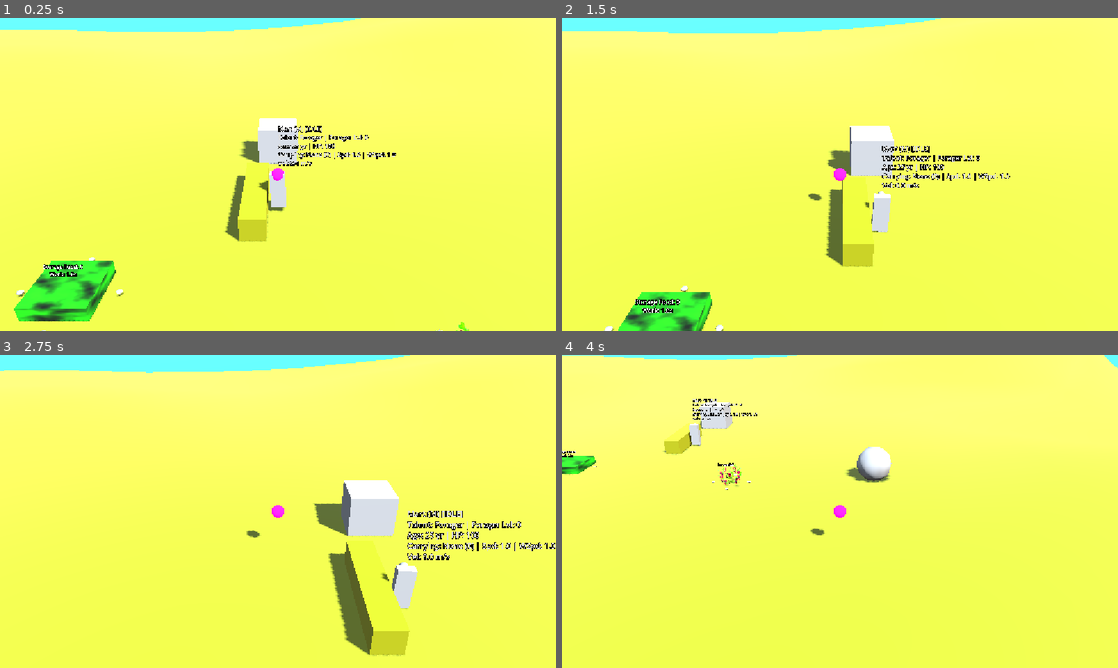
Above: before the commit, frames 1-4 (two rows, left to right).
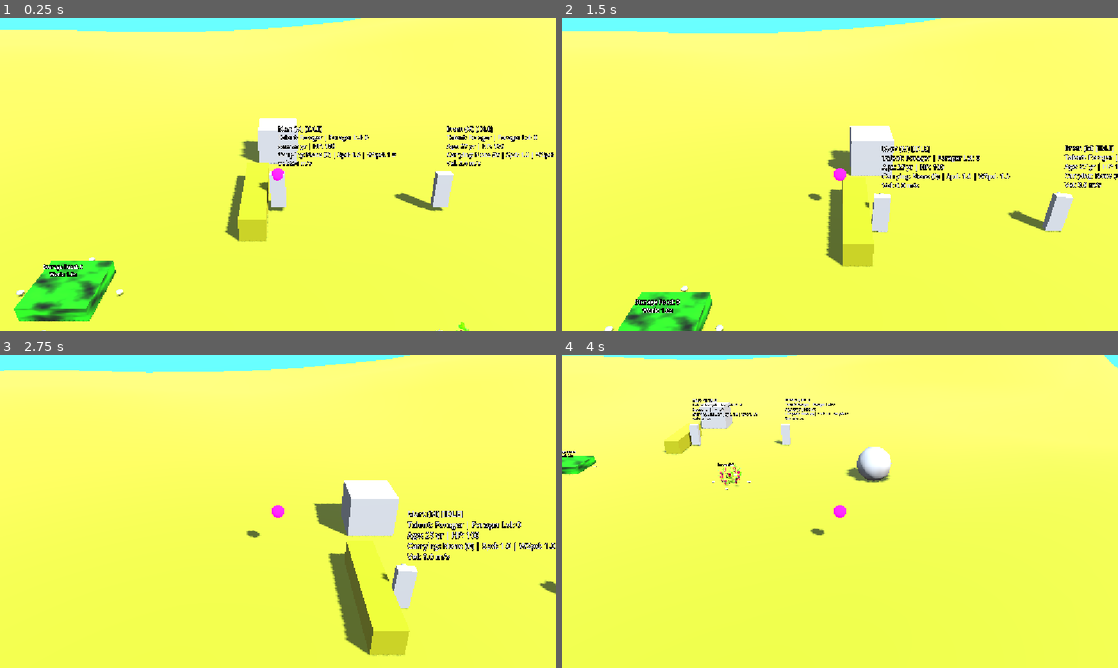
Above: after the commit, the same moments.

Repository: snowydad/Tribe
Game: Godot game, scene res://src/main/main.tscn
Same seed, same stepped clock (60 frames per second), same inputs: the game is played once before the commit and once after it. The project has no main scene, so this scene is started directly.
Inputs (mouse positions are in pixels of both pictures, inside the frame that each line leads up to):
- Up to frame 1 (0.25 s): no input
- Up to frame 2 (1.5 s): tap Enter at 0.5 s; move the mouse to (962, 158) at 0.52 s; tap 0 at 0.6 s; click (962, 158) at 0.67 s; tap Space at 1.25 s; drag from (728, 190) to (812, 237) at 1.27 s
- Up to frame 3 (2.75 s): tap Enter at 2 s; move the mouse to (333, 442) at 2.02 s; tap 2 at 2.1 s; click (333, 442) at 2.17 s
- Up to frame 4 (4 s): drag from (812, 574) to (673, 464) at 2.77 s; move the mouse to (1006, 558) at 3.52 s; tap 4 at 3.6 s; click (1006, 558) at 3.67 s

The runs differ from the first frame. In frame 1, 1.2% of the frame differs, in the area x 47-100%, y 34-62%; in frame 2, 1.2%, in the area x 56-100%, y 40-69%; in frame 3, less than 0.1%; in frame 4, 0.3%.

Commit message:
Work circle updated

Diff:
--- a/src/characters/character.gd
+++ b/src/characters/character.gd
@@ -3,7 +3,7 @@
 # НАЗНАЧЕНИЕ: Контроллер персонажа с зафиксированным инпутом, считыванием .ini
 #            (move_speed, work_speed), поддержкой RVO2 Avoidance для обхода
 #            NavigationObstacle3D, спуском по дуге при Context Drop и
-#            непрерывным рабочим циклом фуражира.
+#            непрерывным рабочим циклом фуражира + поддержка анимаций.
 # ==============================================================================
 extends CharacterBody3D
 
@@ -43,12 +43,15 @@
 var work_speed: float = 1.0
 var gravity: float = ProjectSettings.get_setting("physics/3d/default_gravity")
 
+var _anim_player: AnimationPlayer = null
+
 func _ready() -> void:
 	if not data:
 		data = CharacterData.new()
 		data.generate_identity()
 
 	_ensure_dev_label_exists()
+	_anim_player = _find_animation_player(self)
 
 	# Чтение параметров скорости из конфигурационных файлов (.ini)
 	if ConfigLoader:
@@ -78,6 +81,7 @@
 	if is_being_dragged:
 		velocity = Vector3.ZERO
 		current_state = State.CARRIED
+		_update_animation()
 		_update_dev_ui()
 		return
 
@@ -91,18 +95,15 @@
 			_stop_horizontal_movement(delta)
 			_process_idle_behavior(delta)
 			move_and_slide()
-
 		State.CARRIED:
 			_stop_horizontal_movement(delta)
 			move_and_slide()
-
 		State.MOVING:
 			if not is_on_floor():
 				_process_arc_drop_movement(delta)
 				move_and_slide()
 			else:
 				_process_nav_movement(delta)
-
 		State.GATHERING:
 			if not is_on_floor():
 				_process_arc_drop_movement(delta)
@@ -112,7 +113,6 @@
 				_rotate_towards_target(target_berries, delta)
 				_process_gathering(delta)
 				move_and_slide()
-
 		State.DELIVERING:
 			if not is_on_floor():
 				_process_arc_drop_movement(delta)
@@ -124,7 +124,6 @@
 				move_and_slide()
 			else:
 				_process_nav_movement(delta)
-
 		State.CLEARING:
 			if not is_on_floor():
 				_process_arc_drop_movement(delta)
@@ -135,10 +134,47 @@
 				_process_clearing(delta)
 				move_and_slide()
 
+	_update_animation()
 	_update_dev_ui()
 
+# --- УПРАВЛЕНИЕ АНИМАЦИЕЙ ---
+func _update_animation() -> void:
+	if not _anim_player or not is_instance_valid(_anim_player):
+		_anim_player = _find_animation_player(self)
+	if not _anim_player or not is_instance_valid(_anim_player):
+		return
+
+	var target_anim: String = "idle"
+	match current_state:
+		State.IDLE, State.CARRIED:
+			target_anim = "idle"
+		State.MOVING:
+			target_anim = "walk"
+		State.GATHERING, State.CLEARING:
+			target_anim = "work"
+		State.DELIVERING:
+			if _is_unloading_at_storage:
+				target_anim = "work"
+			else:
+				target_anim = "walk"
+
+	if _anim_player.has_animation(target_anim):
+		if _anim_player.current_animation != target_anim:
+			_anim_player.play(target_anim)
+
+func _find_animation_player(node: Node) -> AnimationPlayer:
+	if not node:
+		return null
+	var ap = node.get_node_or_null("AnimationPlayer") as AnimationPlayer
+	if ap:
+		return ap
+	for child in node.get_children():
+		var found = _find_animation_player(child)
+		if found:
+			return found
+	return null
+
 # --- ПОВЕДЕНИЕ В IDLE (АВТОМАТИЧЕСКИЙ ВОЗВРАТ К РАБОТЕ) ---
-
 func _process_idle_behavior(delta: float) -> void:
 	# 1. Если руки не пусты — несем на ближайший склад
 	if data and data.item_amount > 0:
@@ -158,7 +194,6 @@
 				start_gathering_at_berries(target_berries)
 
 # --- ЛОГИКА ДВИЖЕНИЯ И AVOIDANCE ---
-
 ## Движение по горизонтали XZ к точке WorkPoint во время спуска с воздуха (Context Drop)
 func _process_arc_drop_movement(delta: float) -> void:
 	var pos_xz = Vector2(global_position.x, global_position.z)
@@ -204,7 +239,6 @@
 			target_vel_z *= cap_factor
 
 		var intended_velocity = Vector3(target_vel_x, velocity.y, target_vel_z)
-
 		if nav_agent.avoidance_enabled:
 			nav_agent.set_velocity(intended_velocity)
 		else:
@@ -262,7 +296,6 @@
 	velocity.z = move_toward(velocity.z, 0.0, speed * delta * 10.0)
 
 # --- РАБОЧИЕ ПРОЦЕССЫ ---
-
 func _process_gathering(delta: float) -> void:
 	if not target_berries or not is_instance_valid(target_berries):
 		current_state = State.IDLE
@@ -335,7 +368,6 @@
 		target_obstacle = null
 
 # --- КОМАНДЫ И ВЗАИМОДЕЙСТВИЕ ---
-
 func move_to_position(target_pos: Vector3) -> void:
 	is_being_dragged = false
 	_is_unloading_at_storage = false
@@ -344,7 +376,7 @@
 	target_obstacle = null
 	_current_target_pos = target_pos
 	current_state = State.MOVING
-	if is_on_floor() and nav_agent:
+	if nav_agent:
 		nav_agent.target_position = target_pos
 
 func start_gathering_at_berries(berries_node: Node3D) -> void:
--- a/src/characters/character.tscn
+++ b/src/characters/character.tscn
@@ -61,11 +61,24 @@
 tracks/0/loop_wrap = true
 tracks/0/keys = PackedFloat32Array(0, 1, 0, 0, 0, 0.3, 1, 0, 0.1, 0)
 
+[sub_resource type="Animation" id="Animation_m1b7o"]
+resource_name = "work"
+length = 0.4
+loop_mode = 1
+tracks/0/type = "position_3d"
+tracks/0/imported = false
+tracks/0/enabled = true
+tracks/0/path = NodePath("MeshInstance3D")
+tracks/0/interp = 1
+tracks/0/loop_wrap = true
+tracks/0/keys = PackedFloat32Array(0, 1, 0, 0, 0, 0.16666667, 1, 0, 0, -0.11035156, 0.4, 1, 0, 0, 0)
+
 [sub_resource type="AnimationLibrary" id="AnimationLibrary_o43y5"]
 _data = {
 &"RESET": SubResource("Animation_5iv74"),
 &"idle": SubResource("Animation_rxhcr"),
-&"walk": SubResource("Animation_o43y5")
+&"walk": SubResource("Animation_o43y5"),
+&"work": SubResource("Animation_m1b7o")
 }
 
 [node name="Character" type="CharacterBody3D" unique_id=682575563]
@@ -74,11 +87,11 @@
 script = ExtResource("1_5iv74")
 
 [node name="MeshInstance3D" type="MeshInstance3D" parent="." unique_id=1434398887]
-transform = Transform3D(0.9999999, 0, 0, 0, 0.9999999, 0, 0, 0, 1, 0, 0.08361112, 0)
+transform = Transform3D(0.9999999, 0, 0, 0, 0.9999999, 0, 0, 0, 1, 0, 0, -0.07799841)
 mesh = SubResource("BoxMesh_j07er")
 
-[node name="Face" type="MeshInstance3D" parent="." unique_id=1902912857]
-transform = Transform3D(1, 0, 0, 0, 1, 0, 0, 0, 1, 0, 0.6333522, -0.24765149)
+[node name="Face" type="MeshInstance3D" parent="MeshInstance3D" unique_id=1902912857]
+transform = Transform3D(1.0000001, 0, 0, 0, 1.0000001, 0, 0, 0, 1, 0, 0.56193763, -0.24765149)
 mesh = SubResource("SphereMesh_j07er")
 
 [node name="CollisionShape3D" type="CollisionShape3D" parent="." unique_id=1401391871]
--- a/src/environment/berries.gd
+++ b/src/environment/berries.gd
@@ -1,113 +1,160 @@
 # ==============================================================================
 # ФАЙЛ: src/objects/berries.gd
-# НАЗНАЧЕНИЕ: Контроллер объекта 'berries' с чтением параметров из berries.ini
-#            и партионным созреванием всей группы ягод.
+# НАЗНАЧЕНИЕ: Контроллер куста ягод 'berries' с автораспределением свободных
+#            WorkPoint для персонажей (исключает толкание и мерцание).
 # ==============================================================================
 extends Node3D
 
-@export_group("Work Settings")
-@export var work_type: String = "foraging"
-@export var skill: String = "forager"
-@export var base_work_time: float = 3.0
-
-@export_group("Output Settings")
-@export var resource_type: String = "berry"
-@export var yield_amount: int = 1
-@export var max_amount: int = 5
-@export var ripening_time: float = 15.0
+@export_group("Crop Settings")
+@export var max_berries: int = 5           # Максимальный размер партии ягод (из [output] max_amount)
+@export var ripening_time: float = 15.0      # Время созревания партии в секундах (из [output] ripening_time)
+@export var work_time: float = 3.0           # Базовое время сбора 1 ягоды (из [work] base_work_time)
 
 @export_group("Work Points")
-@export var work_points_parent: Node3D
+@export var work_points_parent: Node3D       # Узел-родитель для точек WorkPoint
 
-var current_amount: int = 5
+@onready var dev_label: Label3D = $DevLabel
+
+var current_berries: int = 5
 var is_ripening: bool = false
 var _ripen_timer: float = 0.0
 
-@onready var dev_label: Label3D = $DevLabel
+# Словарь закрепления рабочих точек за персонажами: { instance_id: slot_index }
+var _occupied_slots: Dictionary = {}
 
 func _ready() -> void:
 	add_to_group("berries")
 	_ensure_dev_label_exists()
 
-	# Чтение параметров из res://assets/config/berries.ini
+	# Считываем конфигурацию из res://assets/config/berries.ini
 	if ConfigLoader and ConfigLoader.has_method("get_berries_value"):
-		work_type = String(ConfigLoader.get_berries_value("work", "work_type", work_type))
-		skill = String(ConfigLoader.get_berries_value("work", "skill", skill))
-		base_work_time = float(ConfigLoader.get_berries_value("work", "base_work_time", base_work_time))
+		work_time = float(ConfigLoader.get_berries_value("work", "base_work_time", 3.0))
+		max_berries = int(ConfigLoader.get_berries_value("output", "max_amount", 5))
+		ripening_time = float(ConfigLoader.get_berries_value("output", "ripening_time", 15.0))
 
-		resource_type = String(ConfigLoader.get_berries_value("output", "resource_type", resource_type))
-		yield_amount = int(ConfigLoader.get_berries_value("output", "yield_amount", yield_amount))
-		max_amount = int(ConfigLoader.get_berries_value("output", "max_amount", max_amount))
-		ripening_time = float(ConfigLoader.get_berries_value("output", "ripening_time", ripening_time))
+	if current_berries <= 0 and not is_ripening:
+		current_berries = max_berries
 
-	if current_amount <= 0 and not is_ripening:
-		current_amount = max_amount
-
+	_update_dev_ui()
 	_update_visuals()
 
 func _process(delta: float) -> void:
 	if is_ripening:
 		_ripen_timer += delta
+		_update_dev_ui()
 		if _ripen_timer >= ripening_time:
 			is_ripening = false
 			_ripen_timer = 0.0
-			current_amount = max_amount
+			current_berries = max_berries # Созревает вся партия
+			_update_dev_ui()
 			_update_visuals()
-			print("[Berries] Crop fully ripe! All %d %s restored." % [max_amount, resource_type])
+			print("[Berries] Crop fully ripe! All %d berries restored." % max_berries)
 
-	_update_dev_ui()
+## Проверка наличия спелых ягод
+func has_berries() -> bool:
+	return current_berries > 0 and not is_ripening
 
-## Проверка наличия спелых ягод для Character.gd
-func has_berries() -> bool:
-	return current_amount > 0 and not is_ripening
-
-## Базовое время работы для Character.gd
+## Время сбора 1 ягоды
 func get_work_time() -> float:
-	return base_work_time
+	return work_time
 
 ## Сбор 1 ягоды персонажем
 func harvest_berry() -> bool:
-	if current_amount > 0 and not is_ripening:
-		current_amount -= yield_amount
-		if current_amount <= 0:
-			current_amount = 0
+	if current_berries > 0 and not is_ripening:
+		current_berries -= 1
+		_update_dev_ui()
+		_update_visuals()
+
+		# Когда сорвали ПОСЛЕДНЮЮ ягоду — запускаем созревание всей партии
+		if current_berries <= 0:
+			current_berries = 0
 			is_ripening = true
 			_ripen_timer = 0.0
-			print("[Berries] Harvested last berry. Starting ripening timer (%.1fs)..." % ripening_time)
-		_update_visuals()
+			_update_dev_ui()
+			print("[Berries] All berries harvested! Starting ripening cycle...")
+
 		return true
 	return false
 
-## Безопасный возврат точки WorkPoint для Context Drop
-func get_free_work_point(_requester: Node3D = null) -> Vector3:
+## Умный возврат свободной рабочей точки для персонажа
+func get_free_work_point(requester: Node3D = null) -> Vector3:
+	_cleanup_slots()
+
+	var requester_id: int = requester.get_instance_id() if requester else 0
+
+	# Если за этим персонажем уже закреплен слот — возвращаем его
+	var slot_index: int = 0
+	if requester_id != 0 and _occupied_slots.has(requester_id):
+		slot_index = _occupied_slots[requester_id]
+	else:
+		# Находим минимальный свободный индекс слота
+		slot_index = _find_first_free_slot()
+		if requester_id != 0:
+			_occupied_slots[requester_id] = slot_index
+
+	# 1. Если есть дочерние WorkPoint в сцене
 	if work_points_parent and work_points_parent.get_child_count() > 0:
 		var children = work_points_parent.get_children()
-		var random_point = children[randi() % children.size()] as Node3D
-		if random_point:
-			return random_point.global_position
-	return global_position + Vector3(0.8, 0.0, 0.0)
+		if slot_index < children.size():
+			var wp_node = children[slot_index] as Node3D
+			if wp_node:
+				return wp_node.global_position
 
+	# 2. Процедурные радиальные точки вокруг куста (если дочерних точек нет или их не хватает)
+	var radius: float = 1.0
+	var total_procedural_slots: int = 6
+	var angle: float = slot_index * (TAU / float(total_procedural_slots))
+	var offset = Vector3(cos(angle) * radius, 0.0, sin(angle) * radius)
+
+	return global_position + offset
+
+## Освобождение слота персонажем при завершении или отмене работы
+func release_work_point(requester: Node3D) -> void:
+	if requester and is_instance_valid(requester):
+		_occupied_slots.erase(requester.get_instance_id())
+
+## Очистка утекших ID персонажей
+func _cleanup_slots() -> void:
+	var to_remove: Array = []
+	for req_id in _occupied_slots.keys():
+		var obj = instance_from_id(req_id)
+		if not obj or not is_instance_valid(obj):
+			to_remove.append(req_id)
+	for req_id in to_remove:
+		_occupied_slots.erase(req_id)
+
+## Поиск первого свободного слота
+func _find_first_free_slot() -> int:
+	var used_slots = _occupied_slots.values()
+	var candidate: int = 0
+	while candidate in used_slots:
+		candidate += 1
+	return candidate
+
+## Обновление отладочной плашки над кустом
+func _update_dev_ui() -> void:
+	if not dev_label:
+		return
+
+	if is_ripening:
+		var progress: float = clamp((_ripen_timer / ripening_time) * 100.0, 0.0, 100.0)
+		dev_label.text = "Berries: 0/%d\n[Ripening: %.0f%%]" % [max_berries, progress]
+	else:
+		dev_label.text = "Berries: %d/%d" % [current_berries, max_berries]
+
+## Гарантия наличия DevLabel в сцене куста
 func _ensure_dev_label_exists() -> void:
 	if not dev_label:
 		dev_label = get_node_or_null("DevLabel") as Label3D
-	if not dev_label:
-		dev_label = Label3D.new()
-		dev_label.name = "DevLabel"
-		dev_label.position = Vector3(0, 1.5, 0)
-		dev_label.billboard = BaseMaterial3D.BILLBOARD_ENABLED
-		dev_label.no_depth_test = true
-		dev_label.pixel_size = 0.005
-		dev_label.font_size = 32
-		add_child(dev_label)
-
-func _update_dev_ui() -> void:
-	if not dev_label:
-		return
-	if is_ripening:
-		var percent = int((_ripen_timer / max(ripening_time, 0.1)) * 100.0)
-		dev_label.text = "Berries: 0/%d\n[Ripening: %d%%]" % [max_amount, clamp(percent, 0, 100)]
-	else:
-		dev_label.text = "Berries: %d/%d" % [current_amount, max_amount]
+		if not dev_label:
+			dev_label = Label3D.new()
+			dev_label.name = "DevLabel"
+			dev_label.position = Vector3(0.0, 1.5, 0.0)
+			dev_label.billboard = BaseMaterial3D.BILLBOARD_ENABLED
+			dev_label.no_depth_test = true
+			dev_label.pixel_size = 0.005
+			dev_label.modulate = Color(1.0, 0.8, 0.2)
+			add_child(dev_label)
 
 func _update_visuals() -> void:
-	_update_dev_ui()
+	pass
--- a/src/environment/terrain.tscn
+++ b/src/environment/terrain.tscn
@@ -25,10 +25,10 @@
 
 [node name="terrain00" parent="NavigationRegion3D" unique_id=1370467276 instance=ExtResource("2_avahw")]
 
-[node name="StaticBody3D" type="StaticBody3D" parent="NavigationRegion3D/terrain00/Terrain_001" parent_id_path=PackedInt32Array(1370467276, 284965455) index="0" unique_id=1084965910]
+[node name="StaticBody3D" type="StaticBody3D" parent="NavigationRegion3D" unique_id=1084965910]
 collision_mask = 0
 
-[node name="CollisionShape3D" type="CollisionShape3D" parent="NavigationRegion3D/terrain00/Terrain_001/StaticBody3D" unique_id=1569817416]
+[node name="CollisionShape3D" type="CollisionShape3D" parent="NavigationRegion3D/StaticBody3D" unique_id=1569817416]
 shape = SubResource("ConcavePolygonShape3D_ucpde")
 
 [editable path="sea"]
--- a/src/main/main.tscn
+++ b/src/main/main.tscn
@@ -76,6 +76,9 @@
 [node name="Character" parent="." unique_id=682575563 instance=ExtResource("2_ab7mr")]
 transform = Transform3D(0.9987056, 0, -0.05086355, 0, 1, 0, 0.05086355, 0, 0.9987056, 0, 2.620082, 9.29436)
 
+[node name="Character2" parent="." unique_id=1713816478 instance=ExtResource("2_ab7mr")]
+transform = Transform3D(0.9987056, 0, -0.05086355, 0, 1, 0, 0.05086355, 0, 0.9987056, 6.6310062, 2.620082, 9.29436)
+
 [node name="DevBox" type="CSGBox3D" parent="." unique_id=1420518224]
 transform = Transform3D(1, 0, 0, 0, 1, 0, 0, 0, 1, 0, 2.1304998, 3.8581338)
 size = Vector3(2, 2, 2)
Not shown, added: .cursor/settings.json
